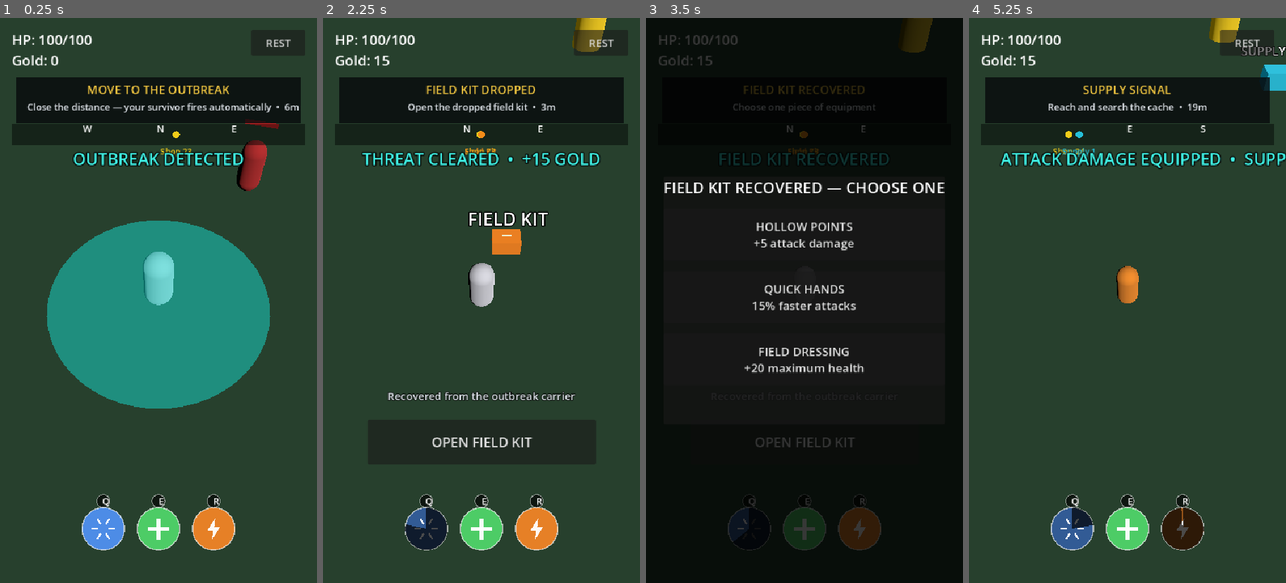
Above: before the commit, frames 1-4 (left to right).
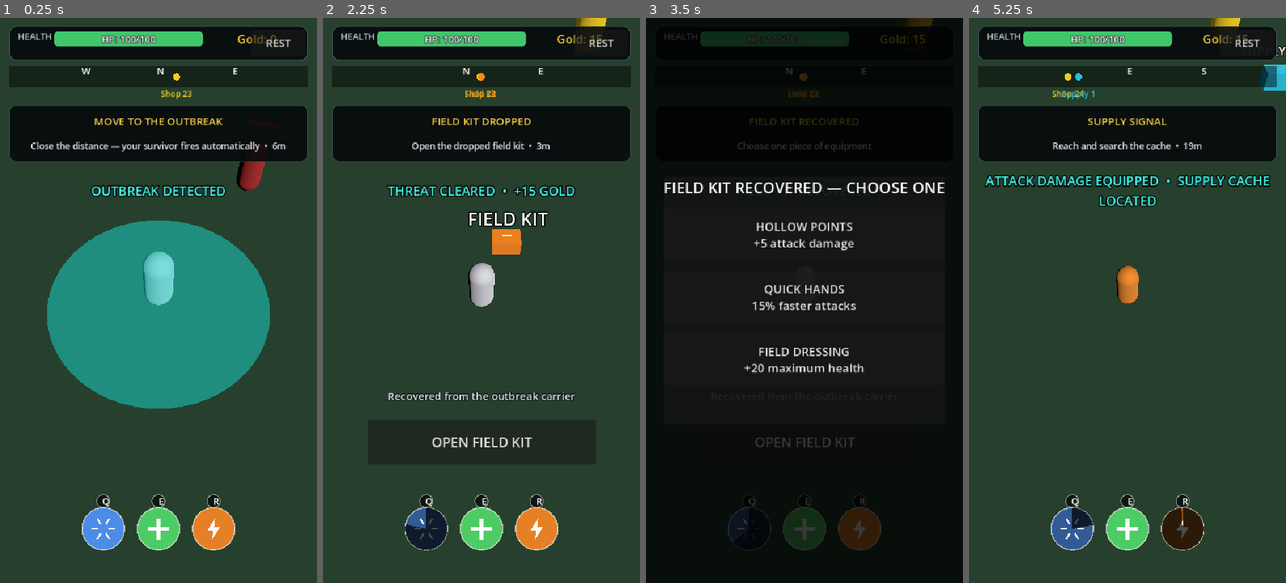
Above: after the commit, the same moments.

Repository: Geoboardman/zombie-gps
Game: Godot game, scene res://scenes/main.tscn
Two runs of this game, one before a commit and one after it. Both use one fixed random seed, a clock stepped at 60 frames per second and the inputs below.
Inputs (mouse positions are in pixels of both pictures, inside the frame that each line leads up to):
- Up to frame 1 (0.25 s): no input
- Up to frame 2 (2.25 s): tap Enter (ui_accept) at 0.5, 0.77 s; move the mouse to (427, 520) at 0.52 s; hold D (move_right) 0.53-1.25 s; tap Q (ability_1) at 0.6 s; click (427, 520) at 0.67 s; click "REST" at 1.25 s; click "CONTINUE WALKING" at 2 s
- Up to frame 3 (3.5 s): click "OPEN FIELD KIT" at 2.75 s
- Up to frame 4 (5.25 s): click "HOLLOW POINTS +5 attack damage" at 3.5 s; tap Enter (ui_accept) at 4.25, 4.52 s; move the mouse to (1127, 520) at 4.27 s; hold S (move_back) 4.28-5.03 s; tap E (ability_2) at 4.35 s; click (1127, 520) at 4.42 s; move the mouse to (1181, 520) at 5.02 s; hold D (move_right) from 5.03 s (still down); tap R (ability_3) at 5.1 s; click (1181, 520) at 5.17 s

The runs differ from the first frame. In frame 1, 14% of the frame differs, in the area x 2-98%, y 1-32%; in frame 2, 15%; in frame 3, 2.8%; in frame 4, 15%, in the area x 2-100%, y 1-34%.

Commit message:
Improve mobile HUD layout and wrapping

Diff:
--- a/scenes/main.tscn
+++ b/scenes/main.tscn
@@ -51,6 +51,44 @@
 albedo_color = Color(0.16, 0.25, 0.18, 1)
 shading_mode = 0
 
+[sub_resource type="StyleBoxFlat" id="StyleBox_status"]
+bg_color = Color(0.025, 0.035, 0.045, 0.9)
+border_width_left = 1
+border_width_top = 1
+border_width_right = 1
+border_width_bottom = 1
+border_color = Color(0.3, 0.36, 0.4, 0.9)
+corner_radius_top_left = 12
+corner_radius_top_right = 12
+corner_radius_bottom_right = 12
+corner_radius_bottom_left = 12
+
+[sub_resource type="StyleBoxFlat" id="StyleBox_health_bg"]
+bg_color = Color(0.12, 0.14, 0.16, 1)
+corner_radius_top_left = 7
+corner_radius_top_right = 7
+corner_radius_bottom_right = 7
+corner_radius_bottom_left = 7
+
+[sub_resource type="StyleBoxFlat" id="StyleBox_health_fill"]
+bg_color = Color(0.25, 0.78, 0.42, 1)
+corner_radius_top_left = 7
+corner_radius_top_right = 7
+corner_radius_bottom_right = 7
+corner_radius_bottom_left = 7
+
+[sub_resource type="StyleBoxFlat" id="StyleBox_objective"]
+bg_color = Color(0.025, 0.035, 0.045, 0.9)
+border_width_left = 1
+border_width_top = 1
+border_width_right = 1
+border_width_bottom = 1
+border_color = Color(0.24, 0.3, 0.34, 0.9)
+corner_radius_top_left = 10
+corner_radius_top_right = 10
+corner_radius_bottom_right = 10
+corner_radius_bottom_left = 10
+
 [node name="Main" type="Node3D"]
 
 [node name="GPSManager" type="Node" parent="."]
@@ -78,6 +116,7 @@
 script = ExtResource("5_plyr")
 gps_manager_path = NodePath("../GPSManager")
 hud_label_path = NodePath("../HUD/PlayerHPLabel")
+health_bar_path = NodePath("../HUD/HealthBar")
 currency_label_path = NodePath("../HUD/CurrencyLabel")
 
 [node name="CollisionShape3D" type="CollisionShape3D" parent="Player"]
@@ -140,73 +179,117 @@
 
 [node name="HUD" type="CanvasLayer" parent="."]
 
+[node name="StatusPanel" type="Panel" parent="HUD"]
+offset_left = 16.0
+offset_top = 14.0
+offset_right = 524.0
+offset_bottom = 72.0
+theme_override_styles/panel = SubResource("StyleBox_status")
+
+[node name="HPTitle" type="Label" parent="HUD"]
+offset_left = 30.0
+offset_top = 20.0
+offset_right = 82.0
+offset_bottom = 48.0
+theme_override_colors/font_color = Color(0.68, 0.75, 0.79, 1)
+theme_override_font_sizes/font_size = 15
+text = "HEALTH"
+
+[node name="HealthBar" type="ProgressBar" parent="HUD"]
+offset_left = 92.0
+offset_top = 23.0
+offset_right = 346.0
+offset_bottom = 48.0
+mouse_filter = 2
+theme_override_styles/background = SubResource("StyleBox_health_bg")
+theme_override_styles/fill = SubResource("StyleBox_health_fill")
+value = 100.0
+show_percentage = false
+
 [node name="PlayerHPLabel" type="Label" parent="HUD"]
-offset_left = 20.0
-offset_top = 20.0
-offset_right = 240.0
-offset_bottom = 60.0
-theme_override_font_sizes/font_size = 24
-text = "HP: 100/100"
+offset_left = 92.0
+offset_top = 23.0
+offset_right = 346.0
+offset_bottom = 48.0
+mouse_filter = 2
+theme_override_colors/font_outline_color = Color(0, 0, 0, 0.9)
+theme_override_constants/outline_size = 4
+theme_override_font_sizes/font_size = 16
+text = "100 / 100"
+horizontal_alignment = 1
+vertical_alignment = 1
 
 [node name="CurrencyLabel" type="Label" parent="HUD"]
-offset_left = 20.0
-offset_top = 55.0
-offset_right = 240.0
-offset_bottom = 95.0
-theme_override_font_sizes/font_size = 24
-text = "Gold: 0"
+offset_left = 366.0
+offset_top = 21.0
+offset_right = 510.0
+offset_bottom = 52.0
+theme_override_colors/font_color = Color(0.95, 0.78, 0.25, 1)
+theme_override_font_sizes/font_size = 20
+text = "◆  0"
+horizontal_alignment = 1
 
 [node name="CompassHUD" type="Control" parent="HUD"]
 anchor_left = 0.5
 anchor_right = 0.5
-offset_left = -250.0
-offset_top = 180.0
-offset_right = 250.0
-offset_bottom = 250.0
+offset_left = -254.0
+offset_top = 82.0
+offset_right = 254.0
+offset_bottom = 138.0
 script = ExtResource("15_cmps")
 player_path = NodePath("../../Player")
-strip_width = 500.0
+strip_width = 508.0
 strip_height = 36.0
 
-[node name="ObjectivePanel" type="ColorRect" parent="HUD"]
-anchor_left = 0.05
-anchor_top = 0.105
-anchor_right = 0.95
-anchor_bottom = 0.185
-color = Color(0.03, 0.04, 0.05, 0.82)
+[node name="ObjectivePanel" type="Panel" parent="HUD"]
+offset_left = 16.0
+offset_top = 148.0
+offset_right = 524.0
+offset_bottom = 244.0
+theme_override_styles/panel = SubResource("StyleBox_objective")
 
 [node name="ObjectiveTitle" type="Label" parent="HUD/ObjectivePanel"]
 anchor_left = 0.04
 anchor_top = 0.08
 anchor_right = 0.96
 anchor_bottom = 0.48
+offset_left = 8.0
+offset_right = -8.0
 theme_override_colors/font_color = Color(0.95, 0.78, 0.25, 1)
-theme_override_font_sizes/font_size = 20
+theme_override_font_sizes/font_size = 18
 text = "SCANNING THE OUTBREAK"
 horizontal_alignment = 1
+vertical_alignment = 1
+autowrap_mode = 2
 
 [node name="ObjectiveDetail" type="Label" parent="HUD/ObjectivePanel"]
 anchor_left = 0.04
 anchor_top = 0.5
 anchor_right = 0.96
 anchor_bottom = 0.94
+offset_left = 8.0
+offset_right = -8.0
 theme_override_colors/font_color = Color(0.88, 0.9, 0.92, 1)
-theme_override_font_sizes/font_size = 16
+theme_override_font_sizes/font_size = 15
 text = "Loading the streets around you…"
 horizontal_alignment = 1
+vertical_alignment = 1
+autowrap_mode = 2
 
 [node name="ToastLabel" type="Label" parent="HUD"]
-anchor_left = 0.1
-anchor_top = 0.22
-anchor_right = 0.9
-anchor_bottom = 0.28
+offset_left = 24.0
+offset_top = 254.0
+offset_right = 516.0
+offset_bottom = 334.0
 theme_override_colors/font_color = Color(0.25, 0.95, 0.9, 1)
 theme_override_colors/font_outline_color = Color(0, 0, 0, 0.9)
 theme_override_constants/outline_size = 8
-theme_override_font_sizes/font_size = 28
+theme_override_font_sizes/font_size = 22
 text = "OUTBREAK DETECTED"
 horizontal_alignment = 1
 vertical_alignment = 1
+autowrap_mode = 2
+clip_text = true
 modulate = Color(1, 1, 1, 0)
 
 [node name="InteractionController" type="Control" parent="HUD"]
Not shown: 1 places in scenes/main.tscn that only renumber resources
